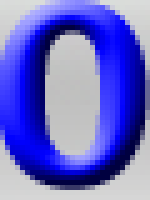
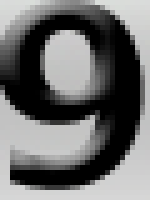
Layered file, before and after one edit (w=150, h=200). Changes by layer:
showed "9", painted on it over [0, 0, 145, 190]
hid "0", painted on it over [0, 0, 150, 190]
